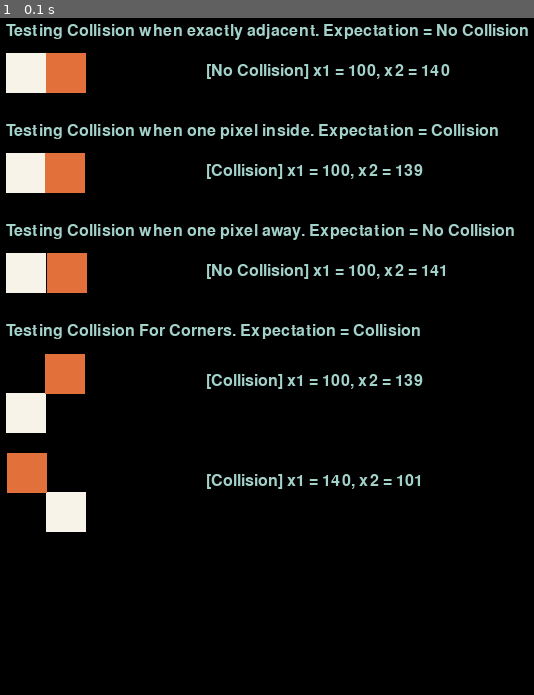
Above: before the commit, frame 1.
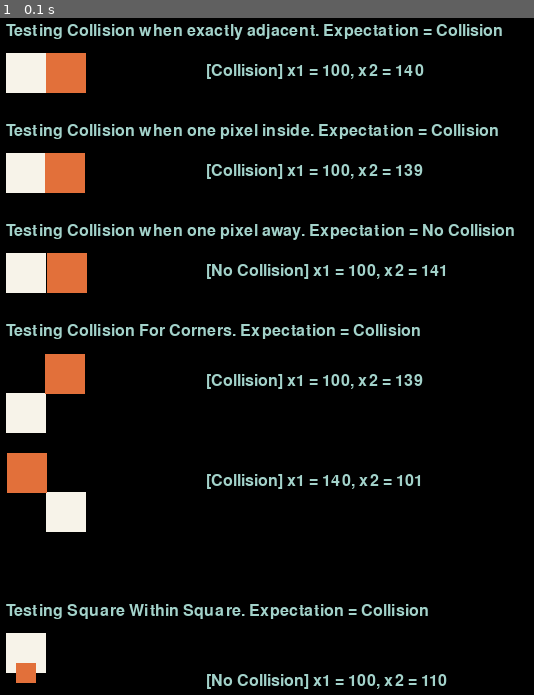
Above: after the commit, the same moment.

Repository: JTSipowicz/ProjectSnakeSolver
Game: pygame game, started from testing.py
The game is run twice, just before and just after one commit, with the same random seed, the same clock (stepped at 60 frames per second) and the same inputs.
Inputs:
- Up to frame 1 (0.1 s): no input

The runs differ from the first frame. In frame 1, 2.2% of the frame differs, in the area x 1-99%, y 0-100%.

Commit message:
Fixed bunch of stuff

Diff:
--- a/food.py
+++ b/food.py
@@ -1,5 +1,6 @@
 import pygame
 import random
+from data_structures import Point
 
 FOOD_LENGTH = 20
 BORDER = 40
@@ -10,20 +11,17 @@
         self.color = color
         self.width_bound = screen_width
         self.height_bound = screen_height
-        self.position = [random.randrange(BORDER, (self.width_bound - BORDER)), random.randrange(BORDER, (self.height_bound - BORDER))]
+        self.position = Point(random.randrange(BORDER, (self.width_bound - BORDER)), random.randrange(BORDER, (self.height_bound - BORDER)))
 
 
     def respawn(self):
-        self.position = [random.randrange(BORDER, (self.width_bound - BORDER)), random.randrange(BORDER, (self.height_bound - BORDER))]
+        self.position = Point(random.randrange(BORDER, (self.width_bound - BORDER)), random.randrange(BORDER, (self.height_bound - BORDER)))
 
     def draw(self):
-        pygame.draw.rect(self.surface, self.color, [self.position[0], self.position[1], FOOD_LENGTH, FOOD_LENGTH])
+        pygame.draw.rect(self.surface, self.color, [self.position.x, self.position.y, FOOD_LENGTH, FOOD_LENGTH])
 
-    def get_X(self):
-        return self.position[0]
-
-    def get_Y(self):
-        return self.position[1]
+    def get_coor(self):
+        return self.position
 
     def get_length(self):
         return FOOD_LENGTH
--- a/game.py
+++ b/game.py
@@ -23,18 +23,18 @@
 clock = pygame.time.Clock()
 class Game:
 
-    def game_loop(scoreboard, mode):
-        pygame.init()
-        surface = pygame.display.set_mode((SCREEN_WIDTH, SCREEN_HEIGHT))
-        pygame.display.set_caption("Snake Game")
-        font = pygame.font.SysFont(None, 24)
-
-        snake = Snake(surface, COLORS["snake_color"], SCREEN_WIDTH / 2, SCREEN_HEIGHT / 2)
-        food = Food(surface, COLORS["food_color"], SCREEN_WIDTH, SCREEN_HEIGHT)
-
-        isGameRunning = True
+    def __init__(self):
+        pass
 
 
+    def game_loop(self, scoreboard, mode):
+        pygame.init()
+        pygame.display.set_caption("Snake Game")
+        self.surface = pygame.display.set_mode((SCREEN_WIDTH, SCREEN_HEIGHT))
+        font = pygame.font.SysFont(None, 24)
+        isGameRunning = True
+        self.snake = Snake(self.surface, COLORS["snake_color"], SCREEN_WIDTH, SCREEN_HEIGHT)
+        self.food = Food(self.surface, COLORS["food_color"], SCREEN_WIDTH, SCREEN_HEIGHT)
 
         if mode == 'Player':
             scoreboard.set_type_Player()
@@ -42,9 +42,9 @@
             scoreboard.set_type_AI()
 
         while isGameRunning:
-            surface.fill(COLORS["game_color"])
-            snake.draw_snake()
-            food.draw()
+            self.surface.fill(COLORS["game_color"])
+            self.snake.draw_snake()
+            self.food.draw()
 
             for event in pygame.event.get():
                 if event.type == pygame.QUIT:
@@ -54,31 +54,33 @@
                 if mode == 'Player':
                     if event.type == pygame.KEYDOWN:
                         if event.key == pygame.K_UP:
-                            snake.move_up()
+                            self.snake.move_up()
                         elif event.key == pygame.K_DOWN:
-                            snake.move_down()
+                            self.snake.move_down()
                         elif event.key == pygame.K_LEFT:
-                            snake.move_left()
+                            self.snake.move_left()
                         elif event.key == pygame.K_RIGHT:
-                            snake.move_right()
+                            self.snake.move_right()
                         if event.key == pygame.K_ESCAPE:
                             isGameRunning = False
                 elif mode == 'AI':
                     pass
 
 
-            snake.move_snake()
+            self.snake.move_snake()
 
             # Display Score
             score_text = font.render(str(scoreboard.get_score()), True, COLORS['text_color'])
-            surface.blit(score_text, (300, 50))
+            self.surface.blit(score_text, (300, 50))
 
             # Boundary Collision
-            if snake.get_X() >= SCREEN_WIDTH or snake.get_X() < 0 or snake.get_Y() > SCREEN_HEIGHT or snake.get_Y() < 0:
+            if (self.snake.get_head().x >= SCREEN_WIDTH or self.snake.get_head().x < 0
+                or self.snake.get_head().y > SCREEN_HEIGHT or self.snake.get_head().y < 0):
                 if mode == 'Player':
                     #isGameRunning = False
-                    snake.reset_snake()
-                    #food.respawn()
+                    self.snake.reset_snake()
+                    while self.is_bad_spawn():
+                        self.food.respawn()
                 else:
                     pass
                 scoreboard.update()
@@ -86,21 +88,23 @@
                 scoreboard.reset_score()
 
             # Self Collision
-            if snake.check_self_collision():
+            if self.snake.check_self_collision():
                 if mode == 'Player':
                     #isGameRunning = False
-                    snake.reset_snake()
-                    #food.respawn()
+                    self.snake.reset_self.snake()
+                    while self.is_bad_spawn():
+                        self.food.respawn()
                 else:
                     pass
                 scoreboard.update()
                 scoreboard.save_scores()
                 scoreboard.reset_score()
 
-            # Food Collision
-            if compareSquares(snake.get_X(), food.get_X(), snake.get_Y(), food.get_Y(), snake.get_length(), food.get_length()):
-                snake.eat_food()
-                food.respawn()
+            # food Collision
+            if compareSquares(self.snake.get_head(), self.food.get_coor(), self.snake.get_length(), self.food.get_length()):
+                self.snake.eat_food()
+                while self.is_bad_spawn():
+                    self.food.respawn()
                 scoreboard.increase_score()
 
             pygame.display.update()
@@ -108,5 +112,9 @@
 
         pygame.quit()
 
-    def is_Collision():
-        pass
+    # Checks if food is spawing inside the self.snake body
+    def is_bad_spawn(self):
+        if self.snake.check_in_snake(self.food.get_coor(), self.food.get_length()):
+            return True
+        else:
+            return False
--- a/main_menu.py
+++ b/main_menu.py
@@ -6,6 +6,7 @@
 
 scoreboard = Scoreboard()
 scoreboard.load_scores()
+game = Game()
 
 class Menu(Tk):
     def __init__(self):
@@ -30,7 +31,7 @@
         title_label = Label(self.menu_frame, text="Snake Solver", font=("Noto Sans", 32, "bold"), bg=COLORS['background'], fg=COLORS["text_color"])
         title_label.grid(column=0, row=0, pady=30)
 
-        play_button = Button(self.menu_frame, text="Play Snake", font=("Noto Sans", 24, "bold"), bg=COLORS["box_color"], fg=COLORS["light_text"], command=lambda: Game.game_loop(scoreboard, 'Player'))
+        play_button = Button(self.menu_frame, text="Play Snake", font=("Noto Sans", 24, "bold"), bg=COLORS["box_color"], fg=COLORS["light_text"], command=lambda: game.game_loop(scoreboard, 'Player'))
         play_button.grid(column=0, row=1, pady=30)
 
         AI_button = Button(self.menu_frame, text="Manage AI", font=("Noto Sans", 24, "bold"), bg=COLORS["box_color"], fg=COLORS["light_text"], command=self.show_ai_menu)
--- a/math_functions.py
+++ b/math_functions.py
@@ -1,20 +1,20 @@
 from data_structures import Rect
 
-def compareSquares(x1, x2, y1, y2, rect1_length, rect2_length):
-    right = x1 + rect1_length
-    top = y1 - rect1_length
-    left = x1
-    down = y1
+def compareSquares(point1, point2, rect1_length, rect2_length):
+    right = point1.x + rect1_length
+    top = point1.y - rect1_length
+    left = point1.x
+    down = point1.y
     RectA = Rect(right, top, left, down)
 
-    right = x2 + rect2_length
-    top = y2 - rect2_length
-    left = x2
-    down = y2
+    right = point2.x + rect2_length
+    top = point2.y - rect2_length
+    left = point2.x
+    down = point2.y
     RectB = Rect(right, top, left, down)
 
-    if (RectA.left < RectB.right and RectA.right > RectB.left
-        and RectA.top < RectB.down and RectA.down > RectB.top):
+    if (RectA.left <= RectB.right and RectA.right >= RectB.left
+        and RectA.top <= RectB.down and RectA.down >= RectB.top):
         return True
     else:
         return False
--- a/scores.txt
+++ b/scores.txt
@@ -5,6 +5,6 @@
 4|Player|49
 5|Player|46
 6|Player|42
-7|Player|40
-8|Player|39
-9|Player|38
+7|Player|42
+8|Player|40
+9|Player|39
--- a/snake.py
+++ b/snake.py
@@ -1,5 +1,6 @@
 import pygame
 from math_functions import compareSquares
+from data_structures import Point
 
 LENGTH = 10
 STEP_DISTANCE = 10
@@ -8,31 +9,33 @@
     def __init__(self, surface, color, width, height):
         self.surface = surface
         self.color = color
-        self.head = [width, height]
+        self.head = Point(width / 2, height / 2)
         self.hasEaten = False
         self.direction = 'RIGHT'
-        self.segments = [[width, height],
-                        [width - LENGTH, height],
-                        [width - (LENGTH * 2), height], [width - (LENGTH * 3), height]]
+        self.segments = [Point(width, height),
+                        Point(width - LENGTH, height),
+                        Point(width - (LENGTH * 2), height),
+                        Point(width - (LENGTH * 3), height)]
         self.draw_snake()
 
     def draw_snake(self):
         for seg in self.segments:
-            pygame.draw.rect(self.surface, self.color,[seg[0], seg[1], LENGTH, LENGTH])
+            pygame.draw.rect(self.surface, self.color,[seg.x, seg.y, LENGTH, LENGTH])
 
 
     def move_snake(self):
         if self.direction == 'UP':
-            self.head[1] -= STEP_DISTANCE
+            self.head.y -= STEP_DISTANCE
         if self.direction == 'DOWN':
-            self.head[1] += STEP_DISTANCE
+            self.head.y += STEP_DISTANCE
         if self.direction == 'LEFT':
-            self.head[0] -= STEP_DISTANCE
+            self.head.x -= STEP_DISTANCE
         if self.direction == 'RIGHT':
-            self.head[0] += STEP_DISTANCE
+            self.head.x += STEP_DISTANCE
 
-        # Updating Segments, [:] required to avoid shallow copy bug
-        self.segments.insert(0, self.head[:])
+        # Required syntax to avoid shallow copy
+        new_point = Point(self.head.x, self.head.y)
+        self.segments.insert(0, new_point)
         if self.hasEaten:
             self.hasEaten = False
         else:
@@ -57,20 +60,24 @@
 
     def check_self_collision(self):
         for segment in self.segments[1:]:
-            if self.head[0] == segment[0] and self.head[1] == segment[1]:
+            if self.head.x == segment.x and self.head.y == segment.y:
+                return True
+        return False
+
+    def check_in_snake(self, point, point_length):
+        for segment in self.segments:
+            if compareSquares(segment, point, LENGTH, point_length):
                 return True
         return False
 
     def reset_snake(self):
-        self.head = [300, 200]
-        self.segments = [[300, 200], [300 - LENGTH, 200], [300 - (LENGTH * 2), 200], [300 - (LENGTH * 3), 200]]
+        self.head = Point(300, 200)
+        self.segments = [Point(300, 200), Point(300 - LENGTH, 200), Point(300 - (LENGTH * 2), 200), Point(300 - (LENGTH * 3), 200)]
         self.direction = 'RIGHT'
 
     def get_length(self):
         return LENGTH
     def get_direction(self):
         return self.direction
-    def get_X(self):
-        return self.head[0]
-    def get_Y(self):
-        return self.head[1]
+    def get_head(self):
+        return self.head
--- a/testing.py
+++ b/testing.py
@@ -30,9 +30,9 @@
     sq2_width = 40
     pygame.draw.rect(surface, ORANGE, [sq2.x, sq2.y, sq2_width, sq2_width])
     # Comparison SQ1 and SQ2
-    heading1 = font.render("Testing Collision when exactly adjacent. Expectation = No Collision", True, TEXT)
+    heading1 = font.render("Testing Collision when exactly adjacent. Expectation = Collision", True, TEXT)
     surface.blit(heading1, (100, 70))
-    if compareSquares(sq1.x, sq2.x, sq1.y, sq2.y, sq1_width, sq2_width):
+    if compareSquares(sq1, sq2, sq1_width, sq2_width):
         text = font.render("[Collision] x1 = {}, x2 = {}".format(sq1.x, sq2.x), True, TEXT)
     else:
         text = font.render("[No Collision] x1 = {}, x2 = {}".format(sq1.x, sq2.x), True, TEXT)
@@ -50,7 +50,7 @@
     # Comparison SQ3 and SQ4
     heading1 = font.render("Testing Collision when one pixel inside. Expectation = Collision", True, TEXT)
     surface.blit(heading1, (100, 170))
-    if compareSquares(sq3.x, sq4.x, sq3.y, sq4.y, sq3_width, sq4_width):
+    if compareSquares(sq3, sq4, sq3_width, sq4_width):
         text = font.render("[Collision] x1 = {}, x2 = {}".format(sq3.x, sq4.x), True, TEXT)
     else:
         text = font.render("[No Collision] x1 = {}, x2 = {}".format(sq3.x, sq4.x), True, TEXT)
@@ -68,7 +68,7 @@
     # Comparison SQ5 and SQ6
     heading1 = font.render("Testing Collision when one pixel away. Expectation = No Collision", True, TEXT)
     surface.blit(heading1, (100, 270))
-    if compareSquares(sq5.x, sq6.x, sq5.y, sq6.y, sq5_width, sq6_width):
+    if compareSquares(sq5, sq6, sq5_width, sq6_width):
         text = font.render("[Collision] x1 = {}, x2 = {}".format(sq5.x, sq6.x), True, TEXT)
     else:
         text = font.render("[No Collision] x1 = {}, x2 = {}".format(sq5.x, sq6.x), True, TEXT)
@@ -90,7 +90,7 @@
     pygame.draw.rect(surface, ORANGE, [sq8.x, sq8.y, sq8_width, sq8_width])
     # Comparison SQ7 and SQ8
 
-    if compareSquares(sq7.x, sq8.x, sq7.y, sq8.y, sq7_width, sq8_width):
+    if compareSquares(sq7, sq8, sq7_width, sq8_width):
         text = font.render("[Collision] x1 = {}, x2 = {}".format(sq7.x, sq8.x), True, TEXT)
     else:
         text = font.render("[No Collision] x1 = {}, x2 = {}".format(sq7.x, sq8.x), True, TEXT)
@@ -107,11 +107,30 @@
     pygame.draw.rect(surface, ORANGE, [sq10.x, sq10.y, sq10_width, sq10_width])
     # Comparison SQ9 and SQ10
 
-    if compareSquares(sq9.x, sq10.x, sq9.y, sq10.y, sq9_width, sq10_width):
+    if compareSquares(sq9, sq10, sq9_width, sq10_width):
         text = font.render("[Collision] x1 = {}, x2 = {}".format(sq9.x, sq10.x), True, TEXT)
     else:
         text = font.render("[No Collision] x1 = {}, x2 = {}".format(sq9.x, sq10.x), True, TEXT)
     surface.blit(text, (300, 520))
+
+    # Testing Case VI Square Exactly Within Square
+    heading1 = font.render("Testing Square Within Square. Expectation = Collision", True, TEXT)
+    surface.blit(heading1, (100, 650))
+    # SQUARE TEN
+    sq11 = Point(100, 680)
+    sq11_width = 40
+    pygame.draw.rect(surface, BEIGE, [sq11.x, sq11.y, sq11_width, sq11_width])
+    # SQUARE ELEVEN
+    sq12 = Point(110, 710)
+    sq12_width = 20
+    pygame.draw.rect(surface, ORANGE, [sq12.x, sq12.y, sq12_width, sq12_width])
+    # Comparison sq11 and sq12
+
+    if compareSquares(sq11, sq12, sq11_width, sq12_width):
+        text = font.render("[Collision] x1 = {}, x2 = {}".format(sq11.x, sq12.x), True, TEXT)
+    else:
+        text = font.render("[No Collision] x1 = {}, x2 = {}".format(sq11.x, sq12.x), True, TEXT)
+    surface.blit(text, (300, 720))
 
     for event in pygame.event.get():
         if event.type == pygame.QUIT:
